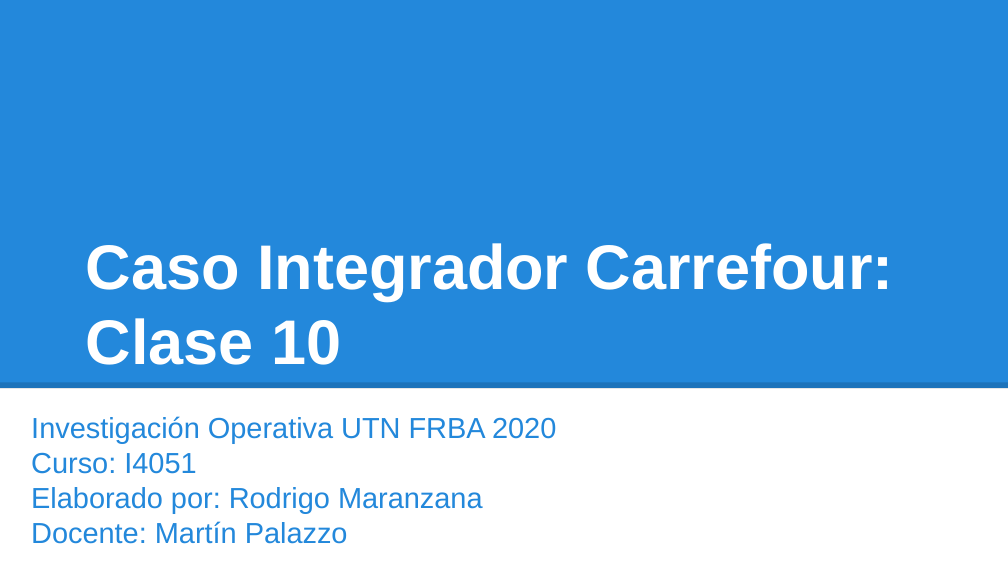
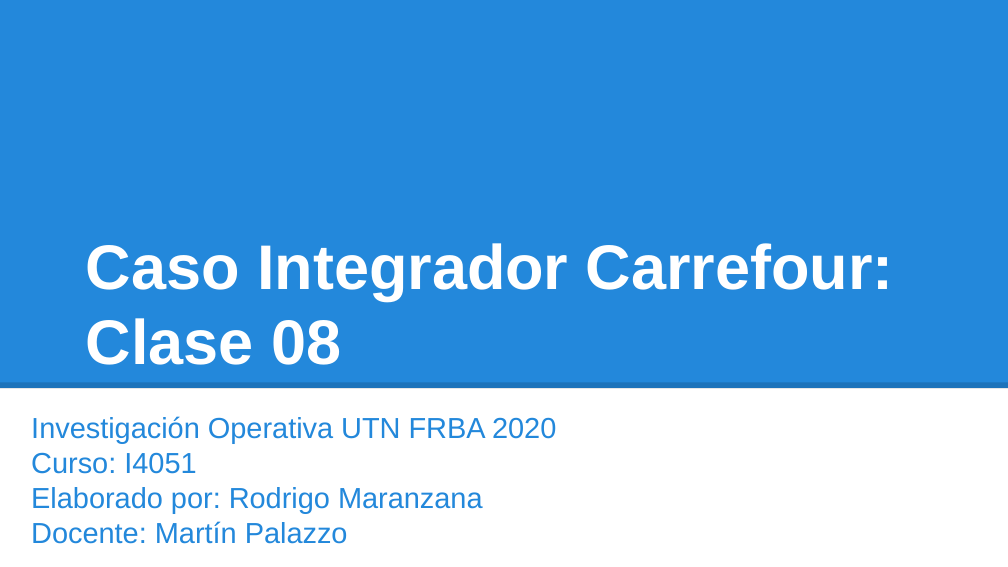
Before and after one commit to investigacion-operativa/pyOperativ, a slide deck: slide 1 of 05_filas/casos_codigo/clase08_caso_carrefour/ejercicio_integrador_carrefour.pptx. Drawn at 1008x567 pixels with LibreOffice and Linux fonts; fonts in the diff are those of the drawing. Boxes give left, top, right and bottom in pixels: in the first picture for what was removed or moved away, otherwise in the second. Text is boxed around its words. In the diff, an @@ line names an element or a change of style, - is before the commit and + after.

Commit message:
updated: numeros clases, +presentaciones, readme

```diff
--- a/05_filas/casos_codigo/clase08_caso_carrefour/ejercicio_integrador_carrefour.pptx
+++ b/05_filas/casos_codigo/clase08_caso_carrefour/ejercicio_integrador_carrefour.pptx
@@ title at [86, 243, 894, 365]: text changed @@
-Caso Integrador Carrefour: Clase 10
+Caso Integrador Carrefour: Clase 08
```
Also in this commit, not shown: 29 other files.
